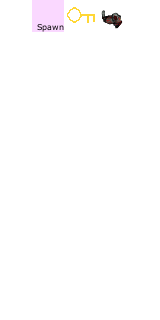
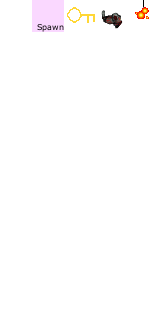
Layered file, before and after one edit (160 x 320). Changes by layer:
painted on "Object" over [135, 0, 149, 19]
